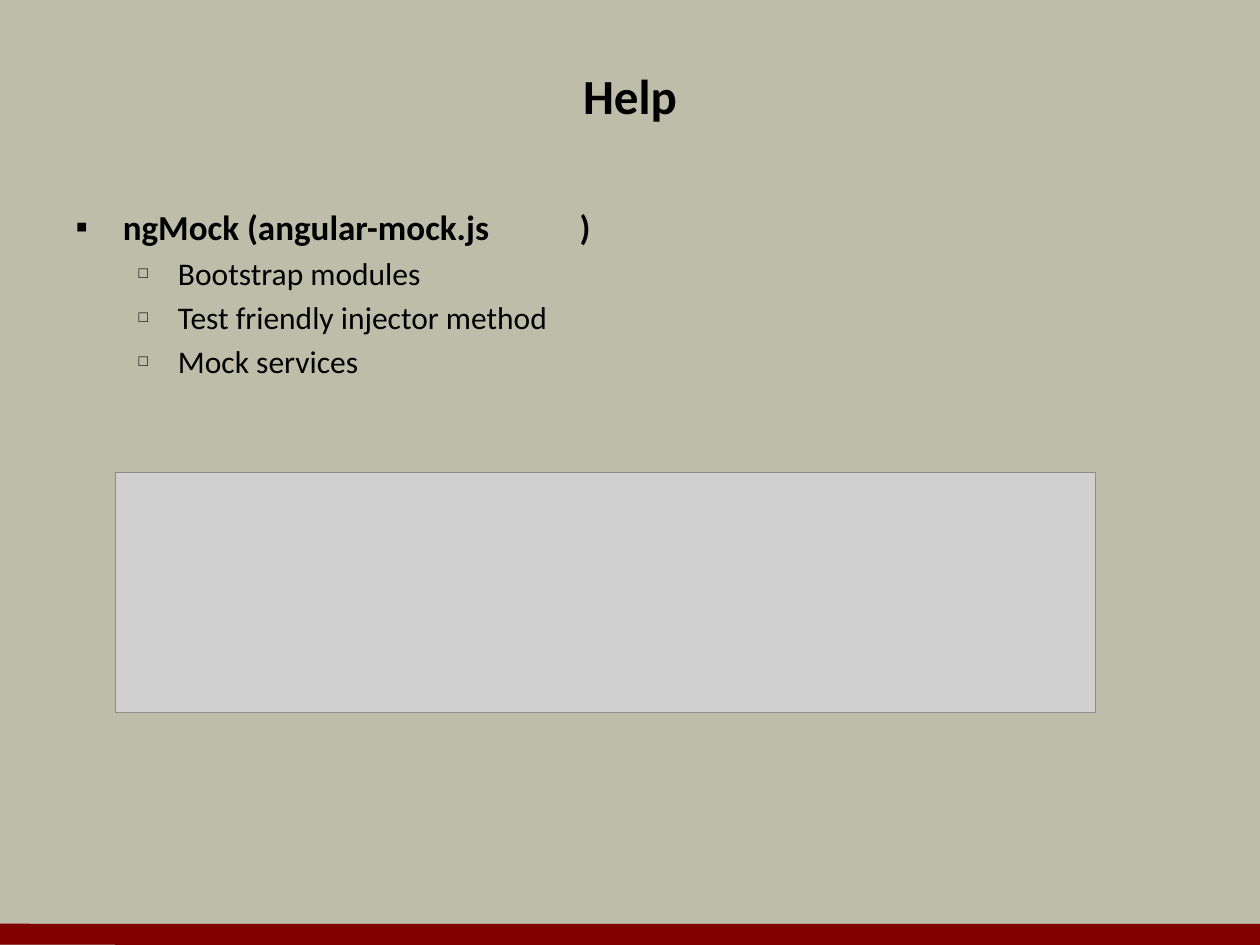
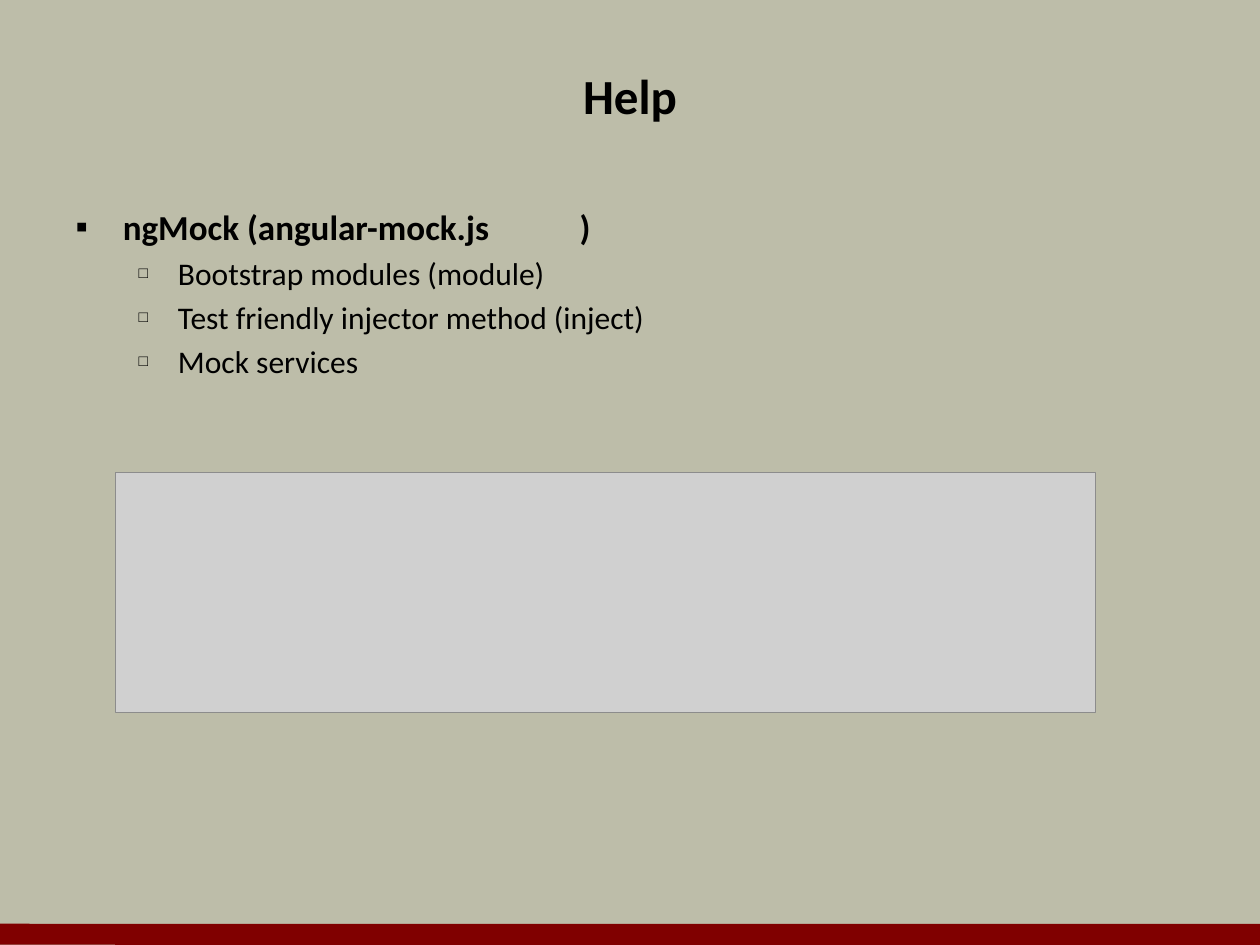
Before and after one commit to OdeToCode/classes, a slide deck: slide 7 of angularjs/slides/06_Testing.pptx (slide 5 before the commit). Drawn at 1260x945 pixels with LibreOffice and Linux fonts; fonts in the diff are those of the drawing; grey boxes stand for pictures; background and template pictures are left out. Boxes give left, top, right and bottom in pixels: in the first picture for what was removed or moved away, otherwise in the second. Text is boxed around its words. In the diff, an @@ line names an element or a change of style, - is before the commit and + after.

```diff
--- a/angularjs/slides/06_Testing.pptx
+++ b/angularjs/slides/06_Testing.pptx
@@ text at (178,262,644,335): text changed @@
-  □ Bootstrap modules
-  □ Test friendly injector method
+  □ Bootstrap modules (module)
+  □ Test friendly injector method (inject)
```
Also in this commit, not shown: 8 slides added, 9 other files.
